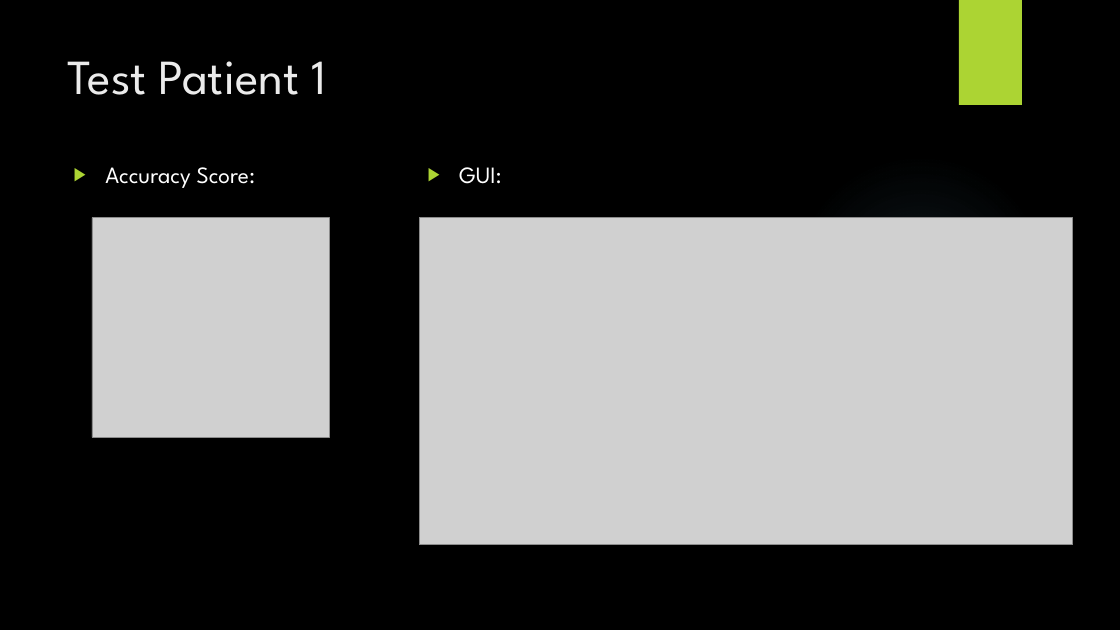
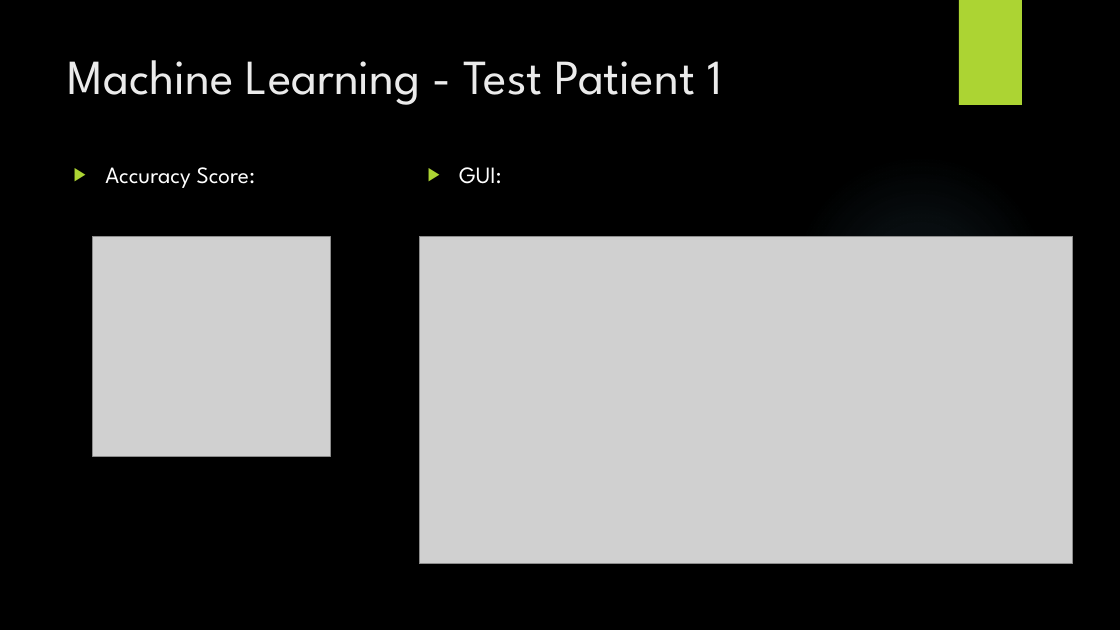
Before and after one commit to johnsetzer3/Disease_Prediction, a slide deck: slide 18 of Team_Code Blue Final Project.pptx (slide 16 before the commit). Drawn at 1120x630 pixels with LibreOffice and Linux fonts; fonts in the diff are those of the drawing; grey boxes stand for pictures; background and template pictures are left out. Boxes give left, top, right and bottom in pixels: in the first picture for what was removed or moved away, otherwise in the second. Text is boxed around its words. In the diff, an @@ line names an element or a change of style, - is before the commit and + after.

```diff
--- a/Team_Code Blue Final Project.pptx
+++ b/Team_Code Blue Final Project.pptx
@@ title at <box>68,60,722,105</box>: text changed @@
-Test Patient 1
+Machine Learning - Test Patient 1
@@ picture: place and size @@
-picture at <box>92,218,329,438</box>
+picture at <box>93,236,330,456</box>
@@ picture: place and size @@
-picture at <box>419,218,1073,545</box>
+picture at <box>419,236,1073,564</box>
```
Also in this commit, not shown: 7 other slides changed, 4 slides added, 4 slides removed.
